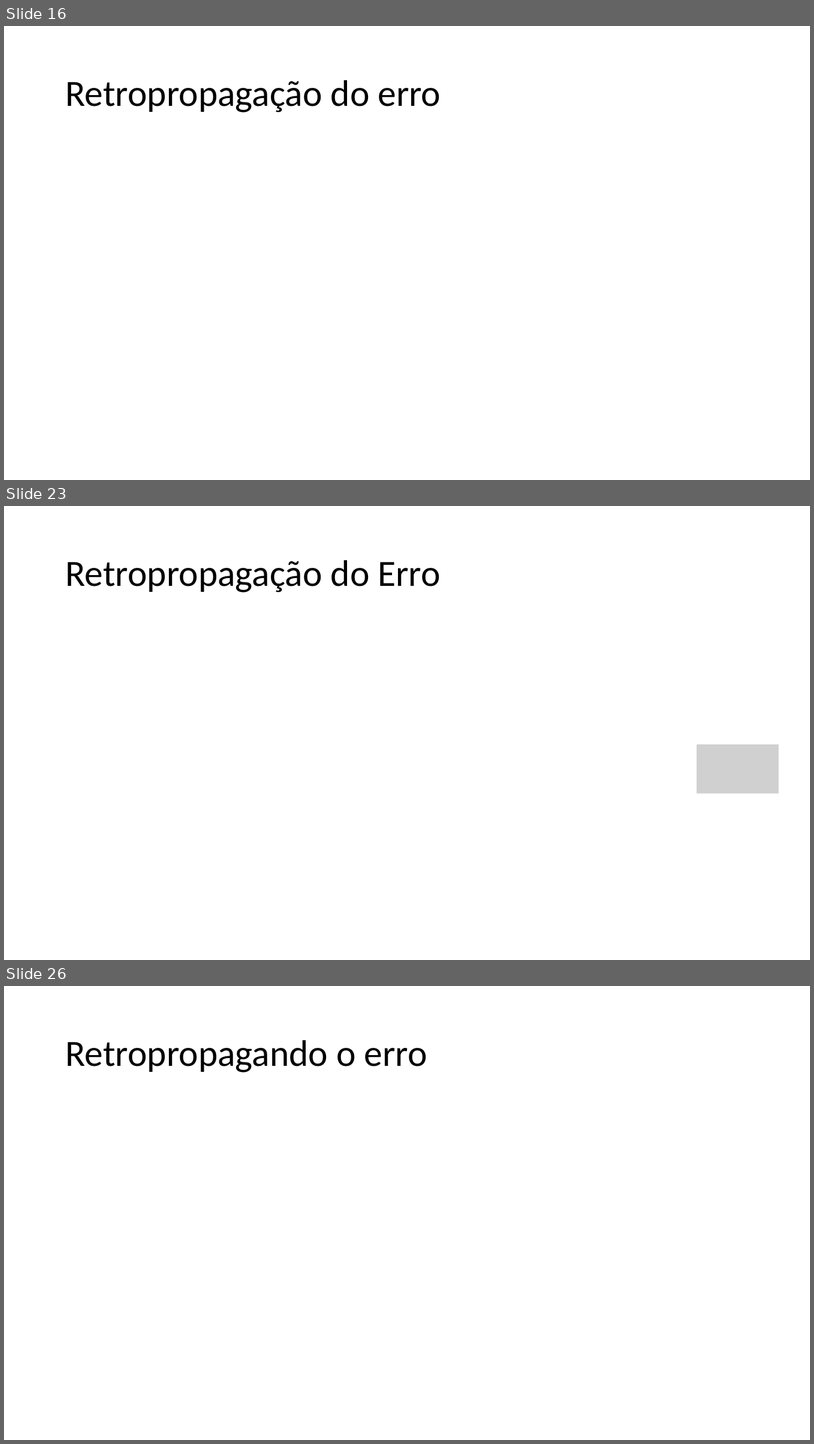
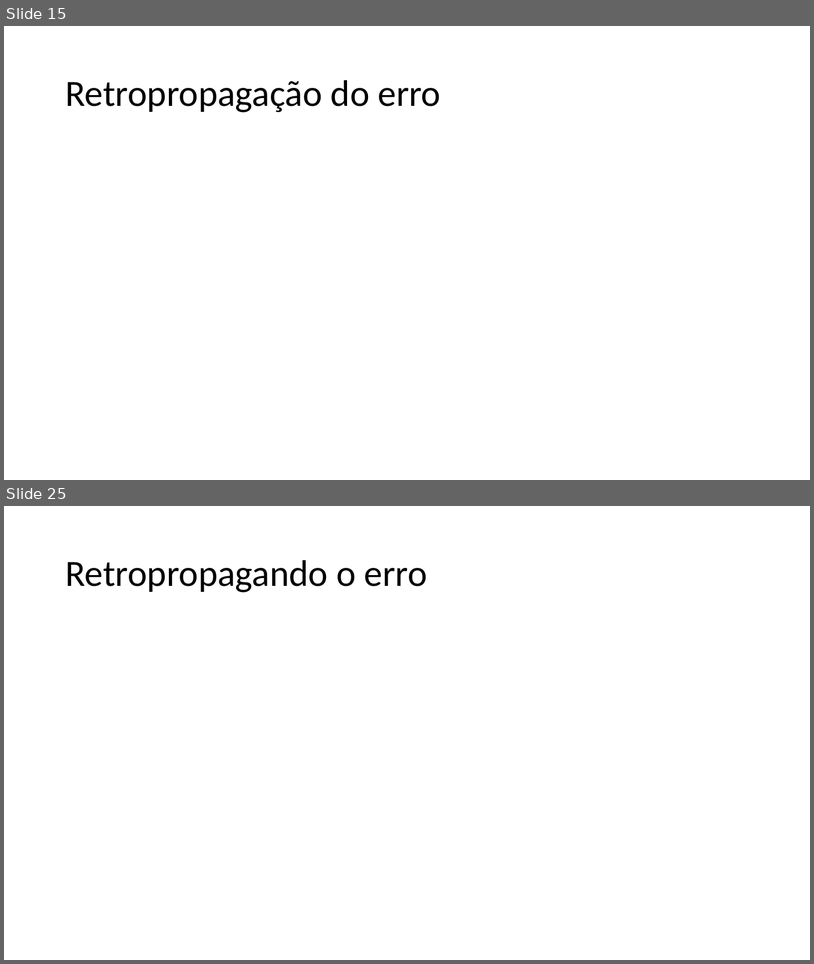
Before and after one commit to zz4fap/t320_aprendizado_de_maquina, a slide deck: slides/T320_Redes_Neurais_Artificiais (Parte III).pptx. Shown one above the other, each under a label of ours: slides 16, 23 and 26 before the commit, slides 15 and 25 after it; the slides between them are not shown. The pictures are 814x1444 and 814x964 pixels, drawn with LibreOffice and Linux fonts; fonts in the diff are those of the drawing; grey boxes stand for pictures. Boxes give left, top, right and bottom in pixels: in the first picture for what was removed or moved away, otherwise in the second. Text is boxed around its words. In the diff, an @@ line names an element or a change of style, - is before the commit and + after.

```diff
--- a/slides/T320_Redes_Neurais_Artificiais (Parte III).pptx
+++ b/slides/T320_Redes_Neurais_Artificiais (Parte III).pptx
@@ slide 23 removed at <box>4,506,810,960</box>, background #FFFFFF @@
@@ title removed at <box>65,560,440,592</box> @@
-Retropropagação do Erro
@@ picture removed at <box>697,744,780,793</box> @@
@@ what was slide 16 is now slide 15 @@
@@ what was slide 26 is now slide 25 @@
```
Also in this commit, not shown: 7 slides changed, 2 slides added, 2 other slides removed, 1 other file.
